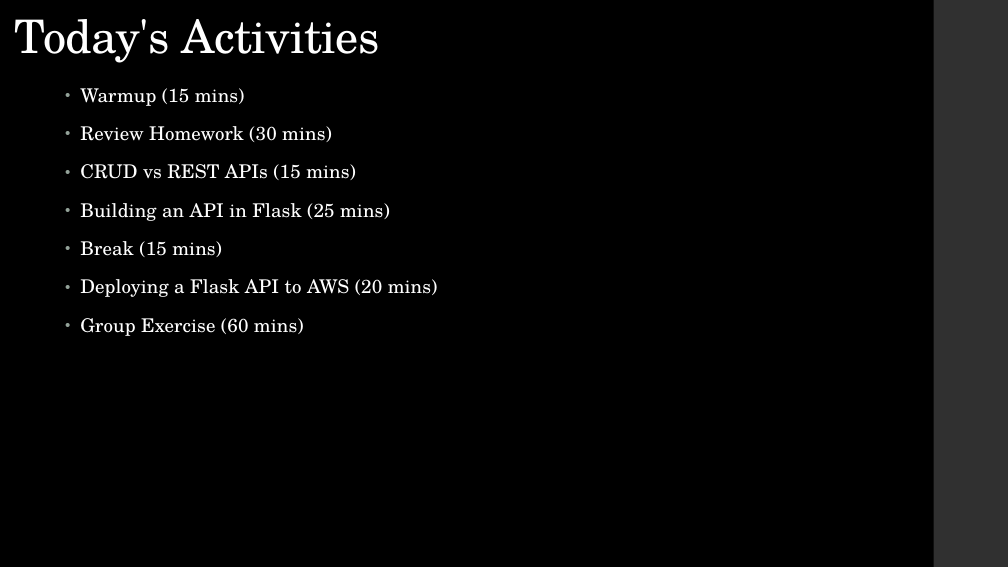
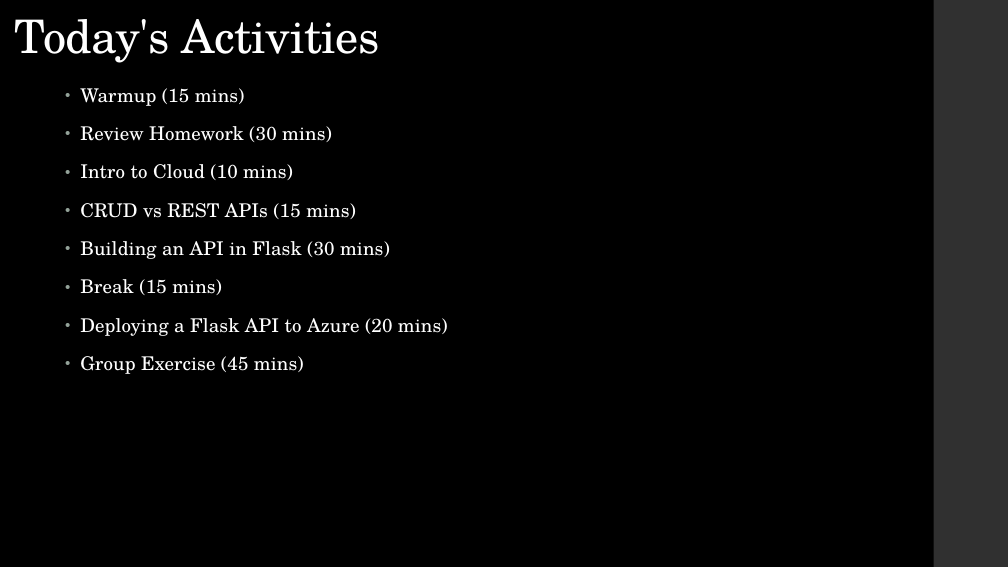
Before and after one commit to LaunchCoderGirlSTL/Data-Science-Assignments, a slide deck: slide 3 of course_material/week_21/week_21_presentation.pptx. Drawn at 1008x567 pixels with LibreOffice and Linux fonts; fonts in the diff are those of the drawing. Boxes give left, top, right and bottom in pixels: in the first picture for what was removed or moved away, otherwise in the second. Text is boxed around its words. In the diff, an @@ line names an element or a change of style, - is before the commit and + after.

```diff
--- a/course_material/week_21/week_21_presentation.pptx
+++ b/course_material/week_21/week_21_presentation.pptx
@@ text at [80, 164, 293, 180]: paragraph added @@
+• Intro to Cloud (10 mins)
@@ text at [80, 241, 390, 259]: text changed @@
-• Building an API in Flask (25 mins)
+• Building an API in Flask (30 mins)
@@ text at [80, 318, 448, 374]: text changed @@
-• Deploying a Flask API to AWS (20 mins)
-• Group Exercise (60 mins)
+• Deploying a Flask API to Azure (20 mins)
+• Group Exercise (45 mins)
```
Also in this commit, not shown: 1 other slide changed, 2 slides added, 1 other file.
